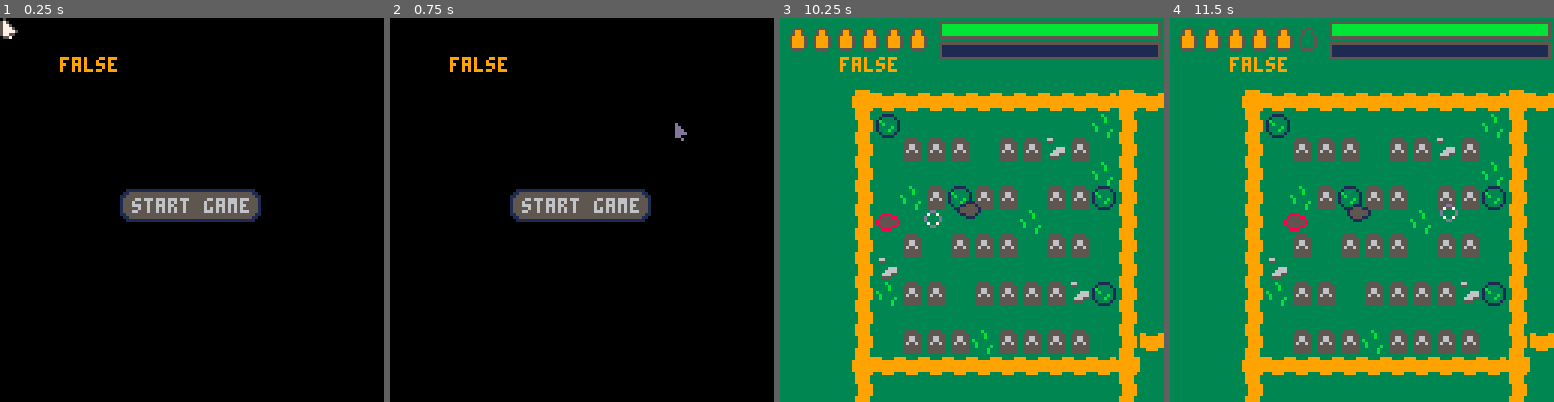
Above: before the commit, frames 1-4 (left to right).
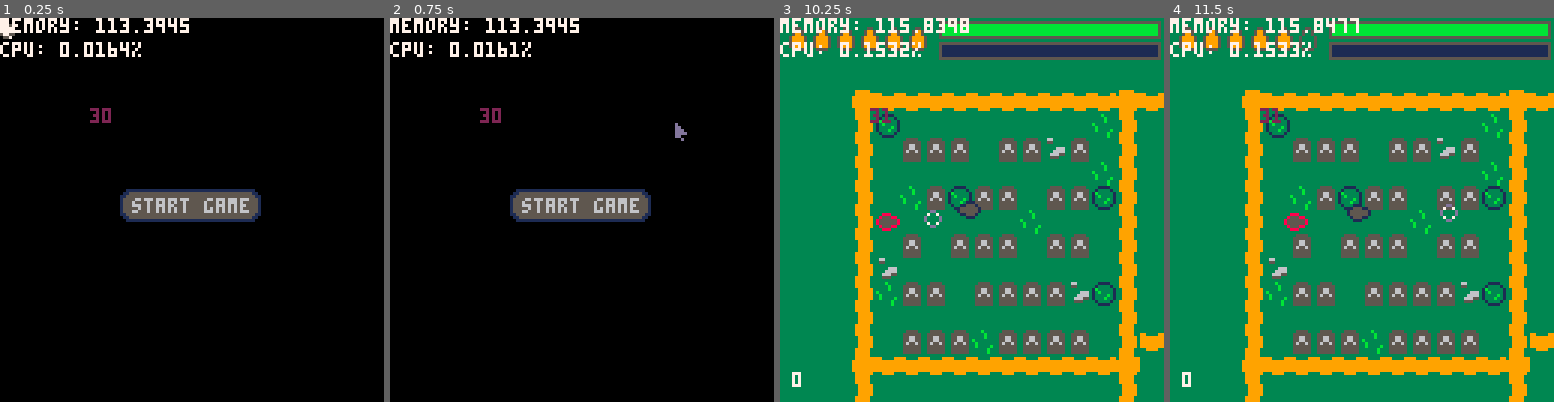
Above: after the commit, the same moments.

Repository: MounifAlzougbi/GameRepo
Game: PICO-8 cartridge six_shots.p8
The game is run twice, just before and just after one commit, with the same random seed, the same clock (stepped at 60 frames per second) and the same inputs.
Inputs (mouse positions are in pixels of both pictures, inside the frame that each line leads up to):
- Up to frame 1 (0.25 s): no input
- Up to frame 2 (0.75 s): tap X (X key) at 0.33 s; click (670, 121) at 0.67 s; tap O (Z key) at 0.7 s
- Up to frame 3 (10.25 s): tap X (X key) at 1.07, 1.85, 2.97, 4.08, 5.2, 6.32, 7.43, 8.55, 9.67 s; click (826, 267) at 1.22 s; hold Right 1.6-2.1 s; tap O (Z key) every 0.4 s from 1.7 to 10.1 s; click (887, 114) at 1.77 s; hold Up 2.15-2.42 s; click (952, 259) at 2.32 s; hold Right 2.47-3.03 s; click (1014, 106) at 2.87 s; hold Left 3.08-3.58 s; click (1075, 256) at 3.42 s; hold Down 3.63-3.97 s; click (841, 102) at 3.97 s; hold Right 4.02-4.68 s; click (902, 248) at 4.52 s; hold Up 4.73-5.03 s; click (964, 94) at 5.07 s; hold Left 5.08-5.68 s; click (1029, 244) at 5.62 s; hold Down 5.73-6.03 s; hold Right 6.08-6.58 s; click (1091, 90) at 6.17 s; hold Right 6.63-7.13 s; click (856, 236) at 6.72 s; hold Up 7.18-7.45 s; click (918, 83) at 7.27 s; hold Right 7.5-8.07 s; click (979, 229) at 7.82 s; hold Left 8.12-8.62 s; click (1044, 79) at 8.37 s; hold Down 8.67-9 s; click (1106, 225) at 8.92 s; hold Right 9.05-9.72 s; click (868, 71) at 9.47 s; hold Up 9.77-10.07 s; click (933, 217) at 10.02 s; hold Left from 10.12 s (still down)
- Up to frame 4 (11.5 s): tap O (Z key) at 10.5, 10.9, 11.3 s; click (1385, 64) at 10.57 s; release Left at 10.72 s; hold Down 10.77-11.07 s; tap X (X key) at 10.78 s; click (1450, 213) at 11.12 s; hold Right from 11.12 s (still down)

The runs differ from the first frame. In frame 1, 1.7% of the frame differs, in the area x 0-50%, y 0-28%; in frame 2, 1.8%; in frame 3, 1.9%, in the area x 0-50%, y 0-97%; in frame 4, 1.8%.

Commit message:
Update six_shots.p8
unified collisions, updating raymarching...

Diff:
--- a/six_shots.p8
+++ b/six_shots.p8
@@ -2,6 +2,11 @@
 version 43
 __lua__
 -- data types
+
+game={
+	state='menu',
+	coll_tbl={}
+}
 
 function data_type_init()
 -- @bullet
@@ -198,9 +203,9 @@
 end
 -->8
 -- mouse stuff/map stuff
-
+mflg={}
 flg={
-	map_coll=false
+	map_col
 }
 
 mouse={
@@ -282,17 +287,20 @@
 	if mcoord==false then
 		mc=8
 	end
-	if obj.pos!=nil then
-		if fget(mget(obj.pos.x/mc,obj.pos.y/mc))==flg then
+
+	local x=obj.pos and obj.pos.x or obj.x
+	local y=obj.pos and obj.pos.y or obj.y
+
+	x/=mc
+	y/=mc
+	x=flr(x)
+	y=flr(y)
+
+--	add(mflg,vec(x,y))
+
+	if fget(mget(x,y))==flg then
 		return true
-		else return false
-		end
-	else
-		if fget(mget(obj.x/mc,obj.y/mc))==flg then
-		return true
-		else return false
-		end
-	end
+	else return false end
 end
 
 function in_tbl(tbl,obj)
@@ -322,42 +330,20 @@
 -- @init
 function a_star_init()
 
+	n_off={
+	 {1,0},{-1,0},{0,1},{0,-1},
+  {1,-1},{-1,-1},{-1,1},{1,1}
+	}
+
 -- @get neighbors
 	function get_n(pos)
 		local n={}
 
-		add(n,vec(
-			pos.x+1,pos.y
-		))
-
-		add(n,vec(
-			pos.x-1,pos.y
-		))
-
-		add(n,vec(
-			pos.x,pos.y+1
-		))
-
-		add(n,vec(
-			pos.x,pos.y-1
-		))
--- diagonals
-		add(n,vec(
-			pos.x+1,pos.y-1
-		))
-
-		add(n,vec(
-			pos.x-1,pos.y-1
-		))
-
-		add(n,vec(
-			pos.x-1,pos.y+1
-		))
-
-		add(n,vec(
-			pos.x+1,pos.y+1
-		))
-
+		for i=1,#n_off do
+			local off=n_off[i]
+			add(n,vec(pos.x+off[1],
+													pos.y+off[2]))
+			end
 		return n
 	end
 
@@ -538,6 +524,7 @@
 	enemy={
 		r=4, -- radius for circ coll
 		state='idle',	-- state machine?
+-- idle walking shooting
 		pos=vec(),
 		weapon,-- pistol or hands?
 		angle,
@@ -549,6 +536,7 @@
 		visible=true,
 		speed=0.02,
 		t=0, -- lerp value
+		ct, -- collision index
 
 			__tostring=function(a)
 				return "("..s.ptbl..","..#s.ptbl..")"
@@ -585,22 +573,44 @@
 
 		end,
 
-		update=function(s)
-
-			if s.pcool<1 then
+		path_radius=function(s,r)
+			if s.pcool<1
+			and #s.ptbl>1 then
 				s.pcool=80
 				local d=#s.ptbl
 				local tbl={
 				pos=vec(s.ptbl[d].x,
-				etbl[1].ptbl[d].y)}
-				if dist(player,tbl)>30 then
+				s.ptbl[d].y)}
+				if dist(player,tbl)>r then
 					s:update_path()
 				end
 			end
 
 			s.pcool-=1
 
-			if s.pstep<#s.ptbl then
+		end,
+
+-- line of sight to player
+		los=function(s,obj)
+
+		end,
+
+		state_machine=function(s)
+
+			if dist(player,s)>20
+			and #s.ptbl>3 then
+				s.state='walking'
+			end
+
+		end,
+
+		update=function(s)
+
+			s:state_machine()
+			s:path_radius(30)
+
+			if s.pstep<#s.ptbl
+			and s.state=='walking' then
 
 --  dpos = b-a in lerp
 				dpos=s.ptbl[s.pstep+1]-s.ptbl[s.pstep]
@@ -652,6 +662,8 @@
 		draw=function(s)
 		if s.visible then
 			spr(s.dir,s.pos.x-4,s.pos.y-4)
+		else
+			player.kills+=1
 		end
 --			for i=1,#s.ptbl do
 --				spr(60,s.ptbl[i].x,s.ptbl[i].y)
@@ -666,19 +678,59 @@
 		pos=vec(36,68)
 	})
 
-	etbl[1]:update_path()
+--	etbl[1]:update_path()
+
+end
+
+function spawn_wave(amnt)
+	for i=1,amnt do
+		add(etbl,enemy:new{
+		pos=vec(rnd(110)+10,rnd(108)+20)
+		})
+	end
+end
+
+-- update collision tbl pos
+function coll_check(tbl,i,gtbl)
+
+	if tbl[i].ckey==nil then
+		local coord={
+		pos=vec(tbl[i].pos.x,tbl[i].pos.y),
+		r=4
+		}
+		local lrnd=rnd(4)
+		local key=i*8+lrnd
+
+		gtbl[key]=coord
+
+		tbl[i].ckey=key
+
+	else
+
+		local coll_tbl=gtbl[tbl[i].ckey]
+
+		coll_tbl.pos.x=tbl[i].pos.x
+		coll_tbl.pos.y=tbl[i].pos.y
+
+	end
 
 end
 
 -- @update
 function enemy_update()
-	for i=1,#etbl do
-		etbl[i]:update()
-		if etbl[i].visible!=true then
+
+	if #etbl<1 then
+		spawn_wave(4)
+	end
+
+	for i=#etbl,1,-1 do
+
+		if etbl[i].visible==false then
 			deli(etbl,i)
-			add(etbl,enemy:new{
-			pos=vec(rnd(110)+10,rnd(108)+20)
-			})
+			player.kills+=1
+		else
+			etbl[i]:update()
+			coll_check(etbl,i,game.coll_tbl)
 		end
 	end
 end
@@ -754,6 +806,7 @@
 		ammo_cap=6,
 		shoot_delay=0,
 		rcount=1,
+		kills=0,
 
 		update=function(s)
 
@@ -856,14 +909,44 @@
 			end
 
 			s.shoot_delay-=1
-
-			if map_collision(s,2,false) then
-				s.pos=s.lpos
-				map_col=true
-			else
-				s.lpos=s.pos
-				map_col=false
-			end
+--			flg.map_col=map_collision(player,2,false)
+
+			is_coll=map_collision(player,2,false)
+
+			if is_coll==true then
+--				local x1,x2=s.pos.x,s.lpos.x
+--				local y1,y2=s.pos.y,s.lpos.y
+--
+--				if x1!=x2 then
+					s.pos.x=s.lpos.x
+--
+--				end
+--
+--				isx_coll=map_collision(player,2,false)
+--
+--				if isx_coll then
+--					s.pos.x=s.lpos.x
+--				end
+--
+--				if y1!=y2 then
+					s.pos.y=s.lpos.y
+--				end
+--
+--				isy_coll=map_collision(player,2,false)
+--
+--				if isy_coll then
+--					s.pos.y=s.lpos.y
+--				end
+--			else
+--				s.lpos.x=s.pos.x
+--				s.lpos.y=s.pos.y
+--			end
+
+			elseif is_coll==false then
+				s.lpos.x=s.pos.x
+				s.lpos.y=s.pos.y
+			end
+
 		end,
 
 		draw=function(s)
@@ -893,32 +976,81 @@
 				if x<s.stamina/9 then
 					spr(61,46+x*8,7)
 				end
+
+			print(player.kills,4,118,7)
+
 			end
 
 		end
 	}
-end
-
--- returns distane to enemys
-function	e_distance(bi)
+
+	for v=1,18 do
+		local y=v-1
+		for h=1,18 do
+			local x=h-1
+
+			local coord={
+				pos=vec(x,y),
+				r=4.1
+				}
+
+			if map_collision(coord,2,true) then
+				local lrnd=rnd(5)*rnd(5)
+				game.coll_tbl[lrnd]=coord
+			end
+		end
+	end
+
+end
+-- @end init
+
+-- returns tbl distane to enemys
+function	distance(bi,t)
+	local ttbl=t or {}
 	local tbl={}
-	for ei=1,#etbl do
-		mpos=b[bi].pos-etbl[ei].pos
-
+	for ei=1,#ttbl do
+		mpos=vec()
+		mpos.x=b[bi].pos.x-ttbl[ei].pos.x
+		mpos.y=b[bi].pos.y-ttbl[ei].pos.y
 		local mag=mpos.x*mpos.x+mpos.y*mpos.y
 		mag=sqrt(mag)
-		mag-=etbl[ei].r
+		mag-=ttbl[ei].r
 		add(tbl,mag)
 	end
 	return tbl
 end
 
+-- rets tbl of colls in range
+function colls_in_range()
+end
+
+--[[
+
+need 'unified' collision tbl,
+points and radius's of colls, in
+a certain range from the ray
+in the dir of travel
+
+enemys and tile-walls are circ
+collisions
+
+get objs in front of ray
+func ⬆️
+
+need global collision array
+
+
+--]]
 -- @collision update
 function collision_update()
 	for bi=1,#b do
 
-		local dist_tbl=e_distance(bi)
-		local mdist=ret_min(dist_tbl)
+		local dist_tbl=distance(bi,e)
+		if #dist_tbl>1 then
+			local mdist=ret_min(dist_tbl)
+		else
+			goto continue
+		end
 
 		local col=nil
 		local iteration=0
@@ -927,7 +1059,7 @@
 
 		while col==nil do
 			if iteration>40
-			or mdist >10
+			or mdist>10
 			or delta_pos>=b[bi].speedint then
 				col=false
 			end
@@ -943,7 +1075,7 @@
 			b[bi].pos+=b[bi].dir*dvec
 			delta_pos+=mdist
 
-			dist_tbl=e_distance(bi)
+			dist_tbl=distance(bi,e)
 			mdist=ret_min(dist_tbl)
 
 			iteration+=1
@@ -955,36 +1087,28 @@
 			local hit=ret_i(dist_tbl,mdist)
 			etbl[hit].visible=false
 		end
-
-	end
+	end
+	::continue::
 end
 
 -- @bullet update
 function bullet_update()
-	for i=1,#b do
+	for i=#b,1,-1 do
 		b[i]:update()
-	end
-
-	for i=1,#b do
-		if i<=#b then
-			if b[i].visible!=true then
-				deli(b,i)
-			end
+		if b[i].visible!=true then
+			deli(b,i)
 		end
 	end
 end
 
 function particle_update()
-	for i=1,#p do
+	for i=#p,1,-1 do
 		p[i]:update()
-	end
-	for i=1,#p do
-		if i<=#p then
-			if p[i].visible==false then
-				deli(p,i)
-			end
-		end
-	end
+		if p[i].visible==false then
+			deli(p,i)
+		end
+	end
+
 end
 
 -- @update
@@ -1026,10 +1150,6 @@
 end
 -->8
 -- button & state
-
-game={
-	state='menu'
-}
 
 function button_pressed(arg)
 	if arg=='playing_six' then
@@ -1164,8 +1284,16 @@
 		mouse:draw()
 	end
 
-	print(flg.map_coll,20,13,9)
---	print(player.lpos)
+--	print(is_coll,20,13,9)
+--	print(map_collision(player,2,false),20,25,6)
+	i=0
+	for k,v in pairs(game.coll_tbl) do
+		i+=1
+	end
+
+	print(i,30,30,2)
+	print("memory: "..stat(0), 0, 0, 7)
+ print("cpu: "..stat(1).."%", 0, 8, 7)
 
 end
 __gfx__
@@ -1185,22 +1313,22 @@
 00000000000000000000000000000000000000000000000000000000000000000000000000000000000000000000000000000000000000000000000000000000
 00000000000000000000000000000000000000000000000000000000000000000000000000000000000000000000000000000000000000000000000000000000
 00000000000000000000000000000000000000000000000000000000000000000000000000000000000000000000000000000000000000000000000000000000
-00000000000000000000000000000000000000000000000000000000000000000000000000000000000000000000000000000000000000000000000000000000
-00000000000000000000000000000000000000000000000000000000000000000000000000000000000000000000000000000000000000000000000006777770
-00000000000000000000000000000000000000000000000000000000000000000000000000000000000000000000000000000000000000000000000006700070
-00000000000000000000000000000000000000000000000000000000000000000000000000000000000000000000000000000000000000000000000067777777
-00000000000000000000000000000000000000000000000000000000000000000000000000000000000000000000000000000000000000000000000067778777
-00000000000000000000000000000000000000000000000000000000000000000000000000000000000000000000000000000000000000000000000067788877
-00000000000000000000000000000000000000000000000000000000000000000000000000000000000000000000000000000000000000000000000067778777
-00000000000000000000000000000000000000000000000000000000000000000000000000000000000000000000000000000000000000000000000006777777
-00000000000000000000000000000000000000000000000000000000000000000000000000000000000000000000000000000000000000000000000000666666
-00000000000000000000000000000000000000000000000000000000000000000000000000000000000000000000000000000000000000000000000066666666
-0000000000000000000000000000000000000000000000000000000000000000000000000000000000000000000000000006600011111111bbbbbbbb66666666
-0000000000000000000000000000000000000000000000000000000000000000000000000000000000000000000000000061160011111111bbbbbbbb66666666
-0000000000000000000000000000000000000000000000000000000000000000000000000000000000000000000000000061160011111111bbbbbbbb66666666
-0000000000000000000000000000000000000000000000000000000000000000000000000000000000000000000000000006600011111111bbbbbbbb66666666
-00000000000000000000000000000000000000000000000000000000000000000000000000000000000000000000000000000000000000000000000066666666
-00000000000000000000000000000000000000000000000000000000000000000000000000000000000000000000000000000000000000000000000000000000
+0066600000066600000000b33b00000000000050000000000b300000000000000000000000000000000000000000000000000000000000000000000000000000
+06777600006777600000b3bb33bb00000000005000000000b3b30000000000000000000000000000000000000000000000000000000000000000000006777770
+67eee760067eee7600033b33b33b3000000006500b30000033bb0000000000000000000000000000000000000000000000000000000000000000000006700070
+67eee760067eee760003b7777773b0000000675633bb00005b300000000000000000000000000000000000000000000000000000000000000000000067777777
+67eee766667eee760000675775760000000b3756b333600005760000000000000000000000000000000000000000000000000000000000000000000067778777
+06777777777777600000675775760000003b3b5003b7760006560000000000000000000000000000000000000000000000000000000000000000000067788877
+0067766776677600000067777776000000b333000055555500650000000000000000000000000000000000000000000000000000000000000000000067778777
+00677657765776000000067ee76000000003b0000006600000005000000000000000000000000000000000000000000000000000000000000000000006777777
+00677667766776000000676a96760000000000000000000000000000000000000000000000000000000000000000000000000000000000000000000000666666
+00677777777776000006777777776000000000000000000000000000000000000000000000000000000000000000000000000000000000000000000066666666
+0006777227776000006777777777760000000000000000000000000000000000000000000000000000000000000000000006600011111111bbbbbbbb66666666
+0006777777776000067767777776776000000000000000000000000000000000000000000000000000000000000000000061160011111111bbbbbbbb66666666
+0006777777776000556007777770065500000000000000000000000000000000000000000000000000000000000000000061160011111111bbbbbbbb66666666
+0006776666776000550007766770005500000000000000000000000000000000000000000000000000000000000000000006600011111111bbbbbbbb66666666
+00067700007760000000077007700000000000000000000000000000000000000000000000000000000000000000000000000000000000000000000066666666
+00005500005500000000055005500000000000000000000000000000000000000000000000000000000000000000000000000000000000000000000000000000
 05000000000000000000000000000000000000003999993333555533000000000000000000000000000000000000000000000000000000003333999933333b33
 575000000d0000000000000000000000000000003999993335555553000000000000000000000000000000000000000000000000000000003333999933333333
 577500000dd000000000000000000000000000003399999335566553000000000000000000000000000000000000000000000000000000003333944933333333
